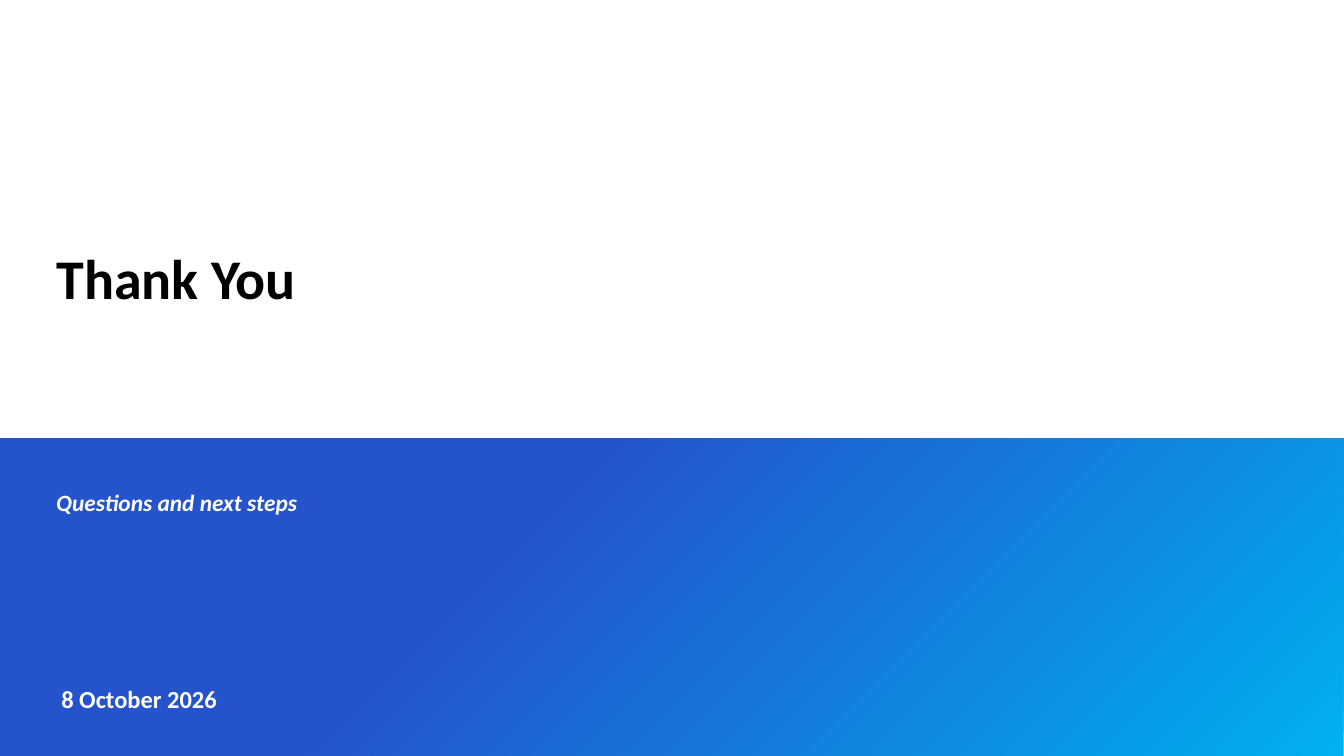
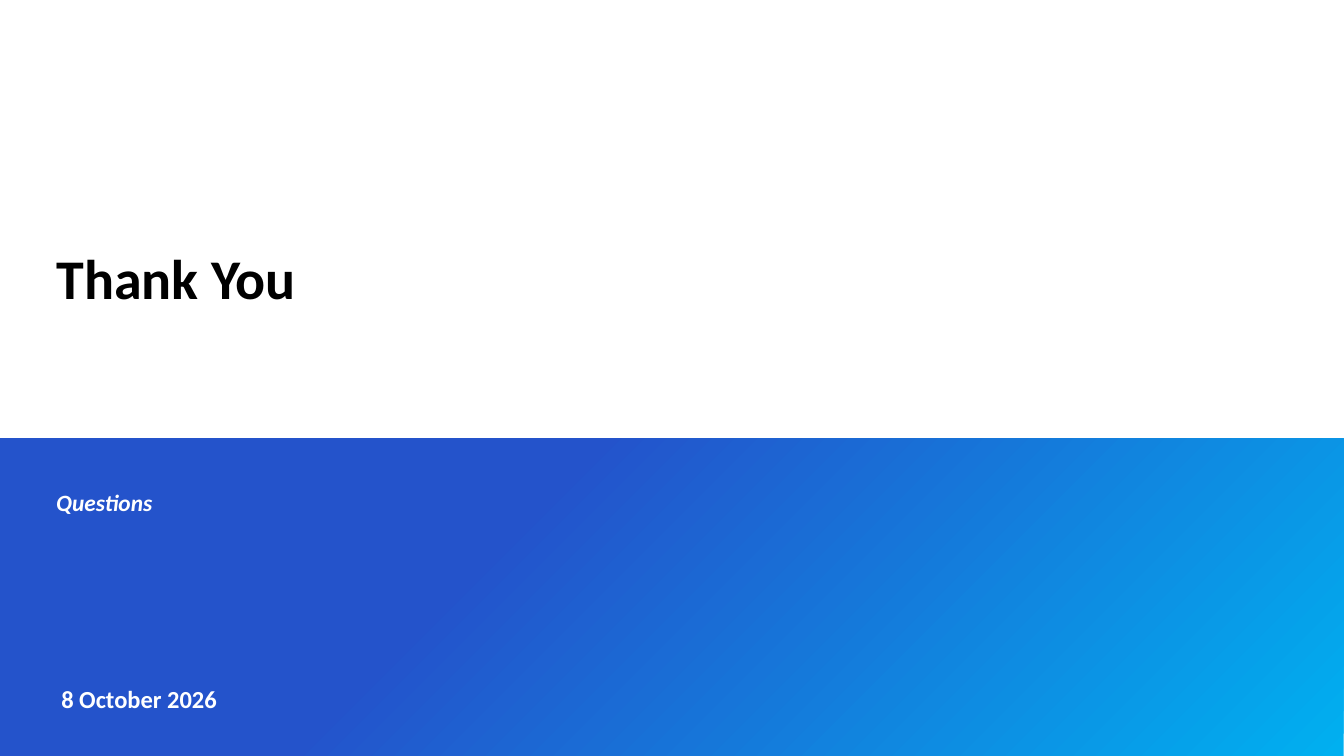
Before and after one commit to sd-umeshnikam/wind-turbine-pdm1, a slide deck: slide 10 of docs/deliverables/Project_Demo_Deck.pptx. Drawn at 1344x756 pixels with LibreOffice and Linux fonts; fonts in the diff are those of the drawing; background and template pictures are left out. Boxes give left, top, right and bottom in pixels: in the first picture for what was removed or moved away, otherwise in the second. Text is boxed around its words. In the diff, an @@ line names an element or a change of style, - is before the commit and + after.

```diff
--- a/docs/deliverables/Project_Demo_Deck.pptx
+++ b/docs/deliverables/Project_Demo_Deck.pptx
@@ text at (56,494,152,514): text changed @@
-Questions and next steps
+Questions
```
Also in this commit, not shown: 9 other slides changed, 1 slide added, 2 other files.
